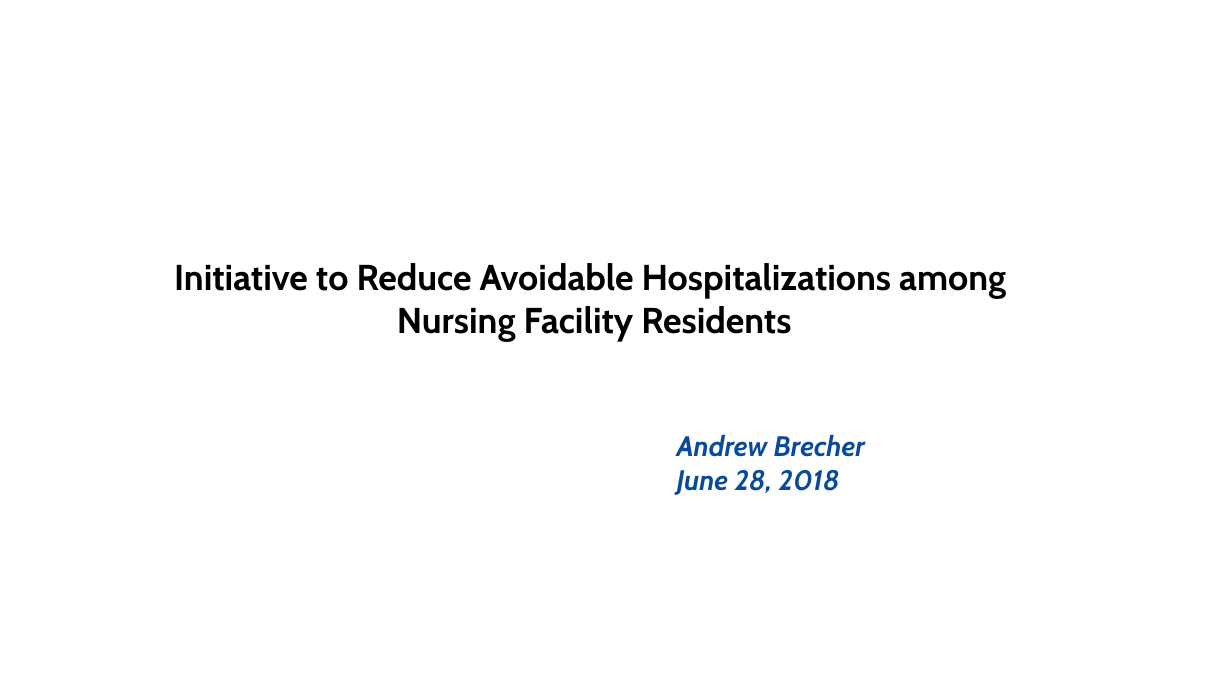
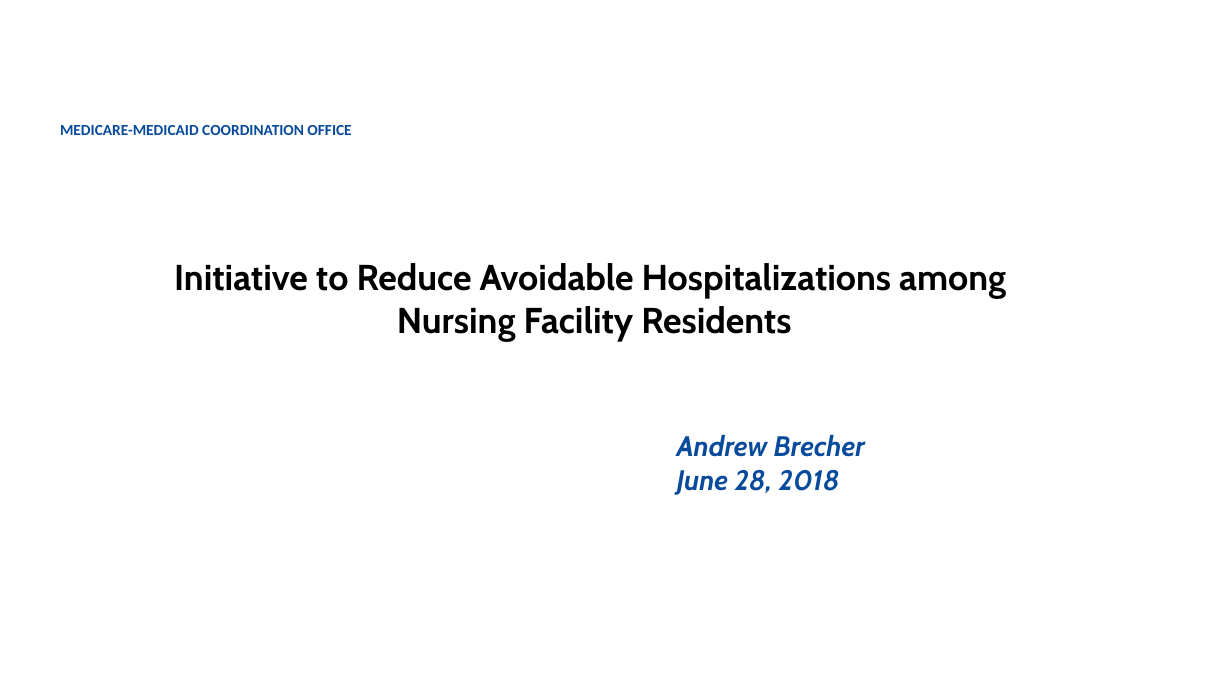
Before and after one commit to HHS/capstone.andrew.brecher, a slide deck: slide 1 of AndrewBrecher_presentation_2018-06-28.pptx. Drawn at 1232x693 pixels with LibreOffice and Linux fonts; fonts in the diff are those of the drawing; background and template pictures are left out. Boxes give left, top, right and bottom in pixels: in the first picture for what was removed or moved away, otherwise in the second. Text is boxed around its words. In the diff, an @@ line names an element or a change of style, - is before the commit and + after.

```diff
--- a/AndrewBrecher_presentation_2018-06-28.pptx
+++ b/AndrewBrecher_presentation_2018-06-28.pptx
@@ text added at <box>60,125,351,135</box>, 12 pt, text #084A9C, bold @@
+MEDICARE-MEDICAID COORDINATION OFFICE
```
Also in this commit, not shown: 5 other slides changed.
